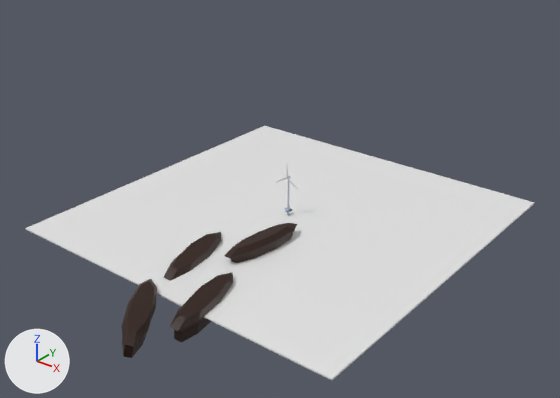
Two versions of the Blender file Blender/Feisar.blend, one commit apart.
Before and after are seen from a 50 mm camera at (603.0, -772.0, 493.0) aimed at (30.0, -57.0, 50.0). Lighting does not change. The marker at lower left points along +X, +Y and +Z.

Names of what the first picture shows: 'Ground', 'Rock', 'Rock.001', 'Rock.002', 'Rock.003'.
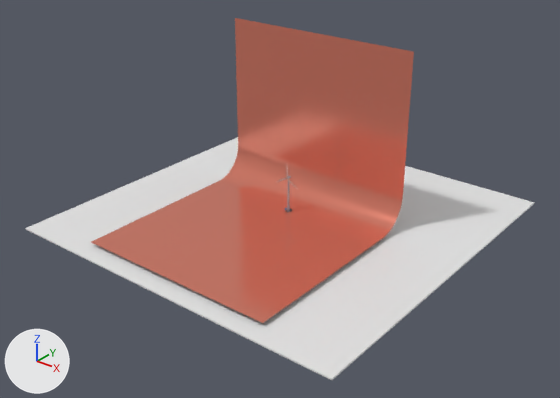
The change, as a list of edits to the scene's bpy script:
```text
Add mat_backdrop:
    mat_backdrop = principled_material('Backdrop')
    mat_backdrop.base_color = (0.8, 0.245, 0.172)  # red #e78873
    mat_backdrop.metallic = 0.526
    mat_backdrop.roughness = 0.146
Add me_plane:
    me_plane.from_pydata(...)  # 48 vertices, 23 faces; spans x -1.0..1.0, y -1.0..1.0, z 0.0..1.65
    me_plane.polygons.foreach_set('use_smooth', [True] * 23)
    me_plane.materials.append(mat_backdrop)  # red #e78873
Remove ob_rock:
    ob_rock = bpy.data.objects.new('Rock', me_cylinder)
    ob_rock.location = (0.0, -91.0, -14.0)
    ob_rock.rotation_euler = (0.000793, -0.146, -0.123)  # degrees (0, -8.4, -7)
    ob_rock.scale = (2.19, 5.5, 2.19)
Remove ob_rock_001:
    ob_rock_001 = bpy.data.objects.new('Rock.001', me_cylinder)
    ob_rock_001.location = (-56.0, -175.0, -8.0)
    ob_rock_001.rotation_euler = (0.0374, 0.234, 0.204)  # degrees (2.1, 13, 12)
    ob_rock_001.scale = (2.19, 5.5, 2.19)
Remove ob_rock_002:
    ob_rock_002 = bpy.data.objects.new('Rock.002', me_cylinder)
    ob_rock_002.location = (27.0, -244.0, -7.0)
    ob_rock_002.rotation_euler = (0.0374, 0.234, 0.204)  # degrees (2.1, 13, 12)
    ob_rock_002.scale = (2.19, 5.5, 2.19)
Remove ob_rock_003:
    ob_rock_003 = bpy.data.objects.new('Rock.003', me_cylinder)
    ob_rock_003.location = (-7.0, -320.0, -6.0)
    ob_rock_003.rotation_euler = (0.0431, 0.242, 0.643)  # degrees (2.5, 14, 37)
    ob_rock_003.scale = (2.19, 5.5, 2.19)
Add ob_backdrop:
    ob_backdrop = bpy.data.objects.new('BackDrop', me_plane)
    ob_backdrop.location = (0.0, -86.0, 0.0)
    ob_backdrop.rotation_euler = (0.0, 0.0, 3.142)  # degrees (0, 0, 180)
    ob_backdrop.scale = (146.0, 146.0, 146.0)
```

Changed parts and their boxes (x1, y1, x2, y2) in the pictures (560 x 398 px):
'BackDrop', added: after (91, 18, 414, 323)
'Rock.002', deleted: before (170, 272, 233, 342)
'Rock.003', deleted: before (122, 279, 157, 358)
'Rock', deleted: before (224, 223, 297, 263)
'Rock.001', deleted: before (164, 232, 222, 281)
